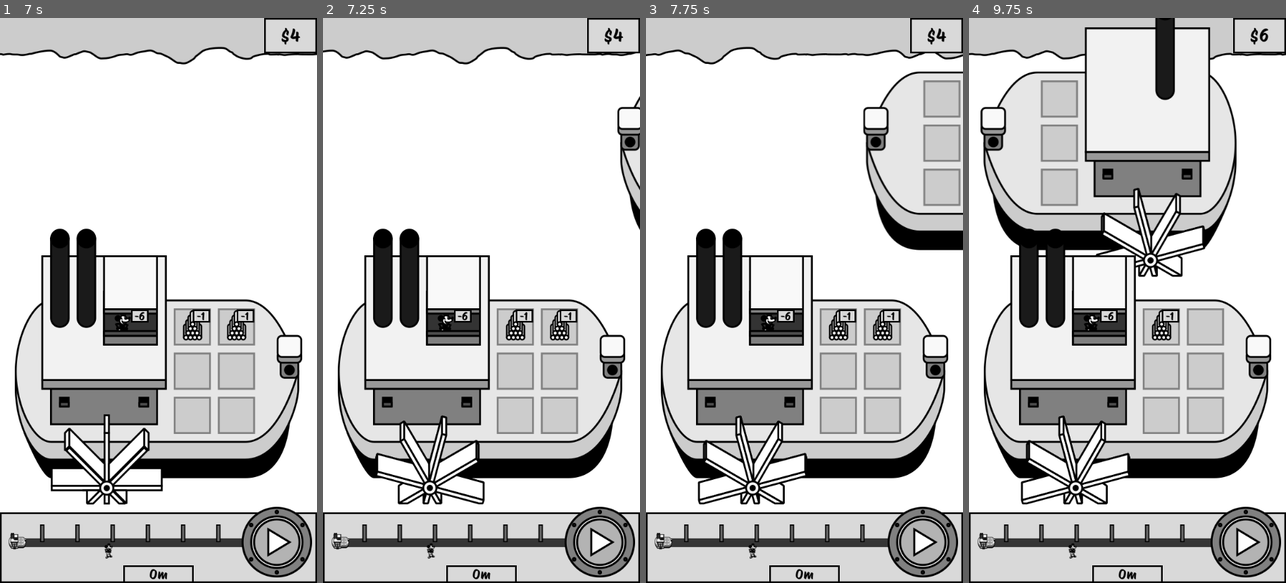
Above: before the commit, frames 1-4 (left to right).
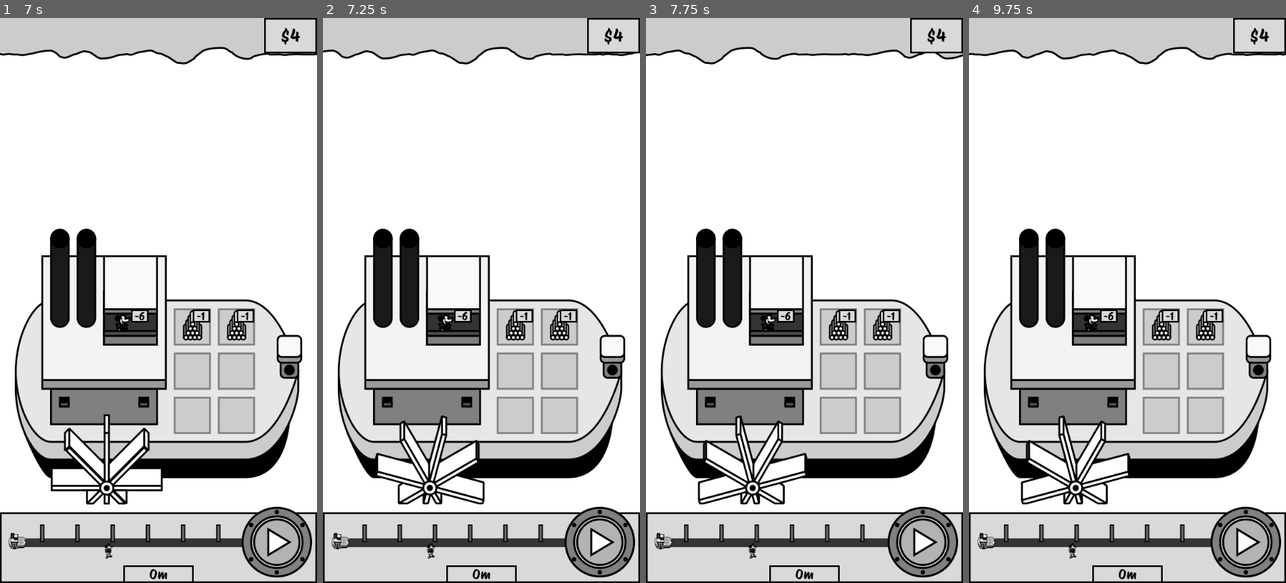
Above: after the commit, the same moments.

Repository: kosinaz/steamboats-of-rogue-river
Game: Godot game, scene res://scenes/world.tscn
Two runs of this game, one before a commit and one after it. Both use one fixed random seed, a clock stepped at 60 frames per second and the inputs below.
Inputs (mouse positions are in pixels of both pictures, inside the frame that each line leads up to):
- Up to frame 1 (7 s): click (117, 51) at 0.52 s; click (275, 543) at 1.25 s; click (275, 543) at 2 s; click (123, 51) at 2.77 s; click (66, 51) at 3.52 s; click (22, 34) at 4.27 s; click (237, 328) at 5.02 s; click (193, 368) at 5.77 s; click (237, 368) at 6.52 s
- Up to frame 2 (7.25 s): no input
- Up to frame 3 (7.75 s): click (839, 413) at 7.27 s
- Up to frame 4 (9.75 s): click (1206, 413) at 8.02 s; click (1098, 328) at 8.77 s; click (1127, 238) at 9.5 s, where only the run before the commit has a clickable "Yes (-1 +$2)"

Frame 1 is identical in both runs. In frame 2, 0.9% of the frame differs, in the area x 92-100%, y 13-38%; in frame 3, 8.4%; in frame 4, 20%, in the area x 3-95%, y 0-58%.

Commit message:
add negative encounters for all items

Diff:
--- a/Steamboats of Rogue River/scenes/cargo.gd
+++ b/Steamboats of Rogue River/scenes/cargo.gd
@@ -27,6 +27,10 @@
 	_items.remove(id)
 	emit_signal("updated")
 
+func erase(item: Item) -> void:
+	_items.erase(item)
+	emit_signal("updated")
+
 func get_item(i: int) -> Item:
 	if _items.size() > i:
 		return _items[i]
--- a/Steamboats of Rogue River/scenes/world.gd
+++ b/Steamboats of Rogue River/scenes/world.gd
@@ -17,6 +17,8 @@
 var _boat_tween: SceneTreeTween = null
 var _wheel_tween: SceneTreeTween = null
 var _mile_tween: SceneTreeTween = null
+var _encounter_id: int = 0
+var _item_to_erase: Item = null
 onready var _dock: Sprite = $"%Dock"
 onready var _dock_cap_container: GridContainer = $"%DockCapContainer"
 onready var _dock_item_container: GridContainer = $"%DockItemContainer"
@@ -29,7 +31,12 @@
 onready var _game_over_panel: Panel = $"%GameOverPanel"
 onready var _reason_label: Label = $"%ReasonLabel"
 onready var _encounter_panel: Panel = $"%EncounterPanel"
+onready var _encounter_label: Label = $"%EncounterLabel"
+onready var _boat2: Sprite = $"%Boat2"
 onready var _go_button: TextureButton = $"%GoButton"
+onready var _encounter_button1: Button = $"%EncounterButton1"
+onready var _encounter_button_label: RichTextLabel = $"%EncounterButtonLabel"
+onready var _encounter_button2: Button = $"%EncounterButton2"
 
 # Called when the node enters the scene tree for the first time.
 func _ready() -> void:
@@ -217,6 +224,7 @@
 	_update_container(_dock_item_container)
 	_update_container(_boat_cap_container)
 	_update_container(_boat_item_container)
+	_init_encounter()
 
 	_boat_tween = get_tree().create_tween()
 # warning-ignore:return_value_discarded
@@ -262,13 +270,13 @@
 # warning-ignore:return_value_discarded
 	_boat_tween.tween_callback(self, "_init_dock")
 # warning-ignore:return_value_discarded
-	_boat_tween.tween_property(_boat_path_follow, "unit_offset", 0.5, 10)
+	_boat_tween.tween_property(_boat_path_follow, "unit_offset", 0.5, 9)
 # warning-ignore:return_value_discarded
 	_boat_tween.tween_callback(self, "_arrive")
 
 	_mile_tween = get_tree().create_tween()
 # warning-ignore:return_value_discarded
-	_mile_tween.tween_property(_river_miles, "position:x", -64, 12)
+	_mile_tween.tween_property(_river_miles, "position:x", -64, 11)
 # warning-ignore:return_value_discarded
 	_mile_tween.tween_property(_river_miles, "position:x", 0, 0)
 
@@ -276,13 +284,72 @@
 # warning-ignore:return_value_discarded
 	_wheel_tween.tween_property(_boat_wheel, "speed_scale", 3, 1)
 # warning-ignore:return_value_discarded
-	_wheel_tween.tween_interval(9.5)
+	_wheel_tween.tween_interval(8.5)
 # warning-ignore:return_value_discarded
 	_wheel_tween.tween_property(_boat_wheel, "speed_scale", 0, 2)
 
 func _is_ready_to_go() -> bool:
 	return _boat_caps.has_any_item() and _boat_items.has_type_of_item("wood")
 
+func _init_encounter() -> void:
+	_encounter_label.text = "Calm waters, no issues. We are ready to continue our ride!"
+	_encounter_button_label.bbcode_text = "[center]Let's go"
+	_item_to_erase = null
+	_boat2.hide()
+	_encounter_button2.hide()
+	for item in _boat_items.get_items():
+		match item.get_name():
+			"wood":
+				if _rng.randi_range(1, 10) == 1:
+					_boat2.show()
+					_encounter_button2.show()
+					_encounter_label.text = "Ahoy Matey! I ran out of wood. Could you help me out? I'd pay double!"
+					_encounter_button_label.bbcode_text = "[center]Yes (-1[img]res://assets/wood.png[/img] +$2)"
+					_item_to_erase = item
+					break
+			"barrel":
+				if _rng.randi_range(1, 5) == 1:
+					_encounter_label.text = "One of our barrels has fallen over due to these crushing waves and fell into the water! Only if we had some spare ropes!"
+					_encounter_button_label.bbcode_text = "[center]Ok (-1[img]res://assets/barrel.png[/img])"
+					_item_to_erase = item
+					break
+			"box":
+				if _rng.randi_range(1, 5) == 1:
+					_encounter_label.text = "This doubledecker rain has melted away one of our thin paper boxes! Some wooden crates would have sure helped here."
+					_encounter_button_label.bbcode_text = "[center]Ok (-1[img]res://assets/box.png[/img])"
+					_item_to_erase = item
+					break
+			"hay":
+				if _rng.randi_range(1, 5) == 1:
+					_encounter_label.text = "The high wind has blown down our hay! Next time some good old tarp will surely take care of it."
+					_encounter_button_label.bbcode_text = "[center]Ok (-1[img]res://assets/hay.png[/img])"
+					_item_to_erase = item
+					break
+			"hen":
+				if _rng.randi_range(1, 5) == 1:
+					_encounter_label.text = "A majestic bald eagle has snatched away one of our hens. We'll need to put them behind bars."
+					_encounter_button_label.bbcode_text = "[center]Ok (-1[img]res://assets/hen.png[/img])"
+					_item_to_erase = item
+					break
+			"duck":
+				if _rng.randi_range(1, 5) == 1:
+					_encounter_label.text = "A duck has escaped the cage and flew away. We'll need some iron bars on these cages next time."
+					_encounter_button_label.bbcode_text = "[center]Ok (-1[img]res://assets/duck.png[/img])"
+					_item_to_erase = item
+					break
+			"goat":
+				if _rng.randi_range(1, 5) == 1:
+					_encounter_label.text = "This musical goat has ate the sheets and now he can't stop singing. Nobody will pay for him anymore. I wish we bought some hay for him instead."
+					_encounter_button_label.bbcode_text = "[center]Ok (-1[img]res://assets/goat.png[/img])"
+					_item_to_erase = item
+					break
+			"cow":
+				if _rng.randi_range(1, 5) == 1:
+					_encounter_label.text = "The cow was mooing so hard that now she became as thin as a rake. Next time we need to bring some hay for her."
+					_encounter_button_label.bbcode_text = "[center]Ok (-1[img]res://assets/cow.png[/img])"
+					_item_to_erase = item
+					break
+
 func _show_encounter() -> void:
 	_encounter_panel.show()
 
@@ -290,14 +357,12 @@
 # warning-ignore:return_value_discarded
 	get_tree().reload_current_scene()
 
-func _on_give_wood_pressed() -> void:
+func _on_yes_pressed() -> void:
 	_encounter_panel.hide()
-	_update_balance(2)
-	var items: Array = _boat_items.get_items()
-	for i in range(items.size()):
-		if items[i].get_name() == "wood":
-			_boat_items.remove(i)
-			break
+	if not _item_to_erase == null:
+		if _item_to_erase.get_name() == "wood":
+			_update_balance(2)
+		_boat_items.erase(_item_to_erase)
 	_continue_the_ride()
 
 func _on_no_pressed() -> void:
--- a/Steamboats of Rogue River/scenes/world.tscn
+++ b/Steamboats of Rogue River/scenes/world.tscn
@@ -119,6 +119,7 @@
 columns = 3
 
 [node name="Boat2" type="Sprite" parent="Dock"]
+unique_name_in_owner = true
 position = Vector2( 2016, 475 )
 texture = ExtResource( 9 )
 
@@ -403,54 +404,62 @@
 anchor_bottom = 1.0
 alignment = 1
 
-[node name="GreetingsLabel" type="Label" parent="BoatPath/BoatPathFollow/Boat/EncounterPanel/MarginContainer"]
-margin_top = 24.0
-margin_right = 448.0
-margin_bottom = 231.0
+[node name="MarginContainer3" type="MarginContainer" parent="BoatPath/BoatPathFollow/Boat/EncounterPanel/MarginContainer"]
+margin_top = 108.0
+margin_right = 448.0
+margin_bottom = 147.0
+custom_constants/margin_right = 20
+custom_constants/margin_left = 20
+
+[node name="EncounterLabel" type="Label" parent="BoatPath/BoatPathFollow/Boat/EncounterPanel/MarginContainer/MarginContainer3"]
+unique_name_in_owner = true
+margin_left = 20.0
+margin_right = 428.0
+margin_bottom = 39.0
 theme = SubResource( 4 )
 custom_colors/font_color = Color( 0, 0, 0, 1 )
 custom_fonts/font = ExtResource( 8 )
-text = "Ahoy Matey!
-
-I ran out of wood.
-Could you help me out?
-I'd pay double!"
+text = "Calm waters, no issues. We are ready to continue our ride!"
 align = 1
 valign = 1
+autowrap = true
 
 [node name="MarginContainer" type="MarginContainer" parent="BoatPath/BoatPathFollow/Boat/EncounterPanel/MarginContainer"]
-margin_top = 235.0
-margin_right = 448.0
-margin_bottom = 330.0
+margin_top = 151.0
+margin_right = 448.0
+margin_bottom = 246.0
 custom_constants/margin_right = 100
 custom_constants/margin_top = 50
 custom_constants/margin_left = 100
 
-[node name="Button" type="Button" parent="BoatPath/BoatPathFollow/Boat/EncounterPanel/MarginContainer/MarginContainer"]
+[node name="EncounterButton1" type="Button" parent="BoatPath/BoatPathFollow/Boat/EncounterPanel/MarginContainer/MarginContainer"]
+unique_name_in_owner = true
 margin_left = 100.0
 margin_top = 50.0
 margin_right = 348.0
 margin_bottom = 95.0
 custom_fonts/font = ExtResource( 8 )
 
-[node name="RichTextLabel" type="RichTextLabel" parent="BoatPath/BoatPathFollow/Boat/EncounterPanel/MarginContainer/MarginContainer/Button"]
+[node name="EncounterButtonLabel" type="RichTextLabel" parent="BoatPath/BoatPathFollow/Boat/EncounterPanel/MarginContainer/MarginContainer/EncounterButton1"]
+unique_name_in_owner = true
 margin_top = 1.0
 margin_right = 248.0
 margin_bottom = 45.0
 mouse_filter = 1
 custom_fonts/normal_font = ExtResource( 8 )
 bbcode_enabled = true
-bbcode_text = "[center]Yes (-1[img]res://assets/wood.png[/img] +$2)"
-text = "Yes (-1 +$2)"
+bbcode_text = "[center]Let's go"
+text = "Let's go"
 
 [node name="MarginContainer2" type="MarginContainer" parent="BoatPath/BoatPathFollow/Boat/EncounterPanel/MarginContainer"]
-margin_top = 334.0
-margin_right = 448.0
-margin_bottom = 379.0
+margin_top = 250.0
+margin_right = 448.0
+margin_bottom = 295.0
 custom_constants/margin_right = 150
 custom_constants/margin_left = 150
 
-[node name="Button" type="Button" parent="BoatPath/BoatPathFollow/Boat/EncounterPanel/MarginContainer/MarginContainer2"]
+[node name="EncounterButton2" type="Button" parent="BoatPath/BoatPathFollow/Boat/EncounterPanel/MarginContainer/MarginContainer2"]
+unique_name_in_owner = true
 margin_left = 150.0
 margin_right = 298.0
 margin_bottom = 45.0
@@ -459,5 +468,5 @@
 
 [connection signal="pressed" from="BoatPath/BoatPathFollow/Boat/RiverPanel/GoButton" to="." method="_on_go_button_pressed"]
 [connection signal="pressed" from="BoatPath/BoatPathFollow/Boat/GameOverPanel/MarginContainer/MarginContainer/Button" to="." method="_on_restart_pressed"]
-[connection signal="pressed" from="BoatPath/BoatPathFollow/Boat/EncounterPanel/MarginContainer/MarginContainer/Button" to="." method="_on_give_wood_pressed"]
-[connection signal="pressed" from="BoatPath/BoatPathFollow/Boat/EncounterPanel/MarginContainer/MarginContainer2/Button" to="." method="_on_no_pressed"]
+[connection signal="pressed" from="BoatPath/BoatPathFollow/Boat/EncounterPanel/MarginContainer/MarginContainer/EncounterButton1" to="." method="_on_yes_pressed"]
+[connection signal="pressed" from="BoatPath/BoatPathFollow/Boat/EncounterPanel/MarginContainer/MarginContainer2/EncounterButton2" to="." method="_on_no_pressed"]
